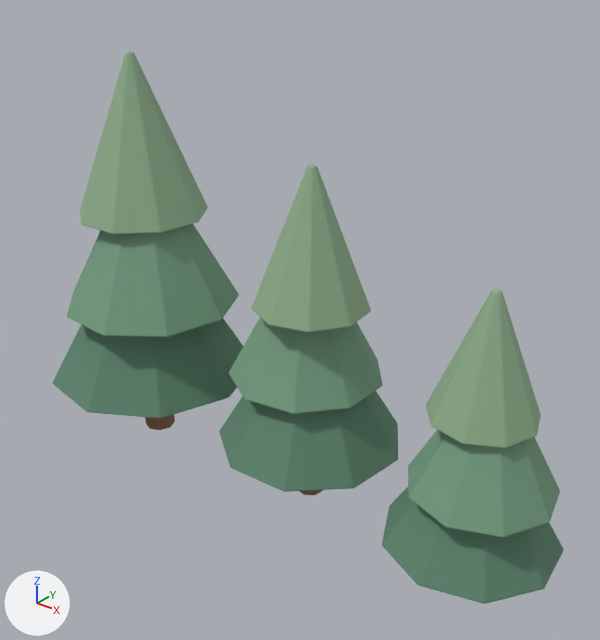
The glTF model art-source/valoria/production/vegetation-family-v1/representative/VegetationRepresentativeFamilyV1.glb: old version first, new version second.
Rendered twice from a camera (50 mm lens) standing at (8.51, -10.72, 10.54) and looking at (-0.21, 0.19, 3.78). Lighting does not change. The marker at lower left points along +X, +Y and +Z. The older version comes first. Vertices at exactly the same position are counted once.

Names of what the first picture shows: 'Tree_Primary', 'Tree_Secondary', 'Tree_SecondaryB'.
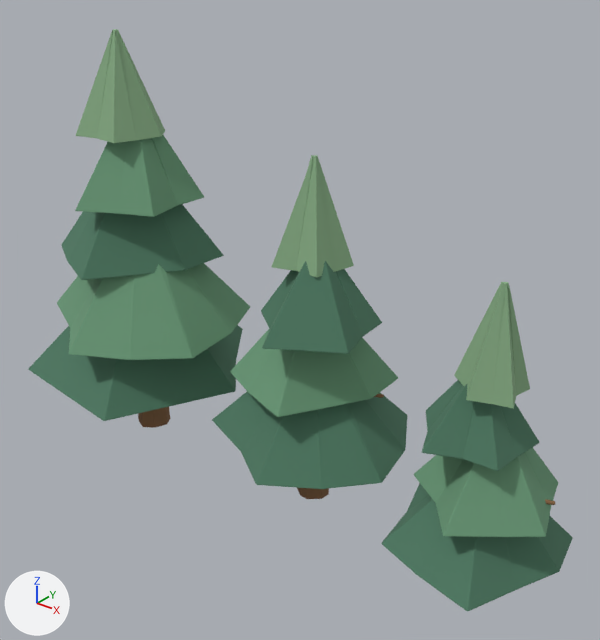
The change, as a diff of the scene's bpy script:
```diff
--- a/art-source/valoria/production/vegetation-family-v1/representative/VegetationRepresentativeFamilyV1.glb.py
+++ b/art-source/valoria/production/vegetation-family-v1/representative/VegetationRepresentativeFamilyV1.glb.py
@@ me_trunk_0_authored @@
-me_trunk_0_authored.from_pydata(...)  # 490 vertices, 964 faces; spans x -6.3..-1.97, y -2.2..2.2, z 0.0..8.23
+me_trunk_0_authored.from_pydata(...)  # 764 vertices, 1496 faces; spans x -6.59..-2.06, y -2.2..2.59, z 0.0..8.62
+# me_trunk_0_authored part 1: the loose piece of 126 vertices spanning x -5.59..-2.96, y -1.2..1.41, z 5.04..8.23 is rebuilt with 100 vertices and now spans x -5.62..-3.16, y -1.32..1.41, z 5.37..7.39, in mat_eldoria_foliage_mid (green #699776)
+# me_trunk_0_authored part 2: the loose piece of 126 vertices spanning x -6.3..-1.97, y -2.2..2.2, z 1.51..4.87 is rebuilt with 100 vertices and now spans x -6.59..-2.06, y -2.19..2.59, z 1.5..4.05
+# me_trunk_0_authored part 3: the loose piece of 126 vertices spanning x -5.8..-2.2, y -1.82..1.76, z 3.19..6.3 is rebuilt with 92 vertices and now spans x -6.09..-2.93, y -1.67..1.76, z 4.14..6.34, in mat_eldoria_foliage_dark (dark green #4d7961)
+# me_trunk_0_authored part 4: the loose piece of 112 vertices spanning x -4.53..-3.87, y -0.33..0.33, z 0.0..5.29 is rebuilt with 104 vertices and now spans x -4.81..-4.02, y -0.38..0.37, z 0.0..6.16
+# me_trunk_0_authored part 5: a new loose piece of 100 vertices spanning x -6.38..-2.12, y -2.2..1.71, z 2.73..5.19, in mat_eldoria_foliage_mid (green #699776)
+# me_trunk_0_authored part 6: a new loose piece of 100 vertices spanning x -5.39..-3.67, y -0.8..0.91, z 6.69..8.62, in mat_eldoria_foliage_light (greyish green #86ac84)
+# other edits to the shape of me_trunk_0_authored do not show in these pictures
 me_trunk_0_authored.materials.append(mat_eldoria_trunk)
@@ me_trunk_1_authored @@
-me_trunk_1_authored.from_pydata(...)  # 490 vertices, 964 faces; spans x -1.82..1.79, y -1.51..2.08, z 0.0..6.76
+me_trunk_1_authored.from_pydata(...)  # 656 vertices, 1284 faces; spans x -1.83..2.01, y -1.7..1.98, z 0.0..6.89
+# me_trunk_1_authored part 7: the loose piece of 126 vertices spanning x -1.04..1.11, y -0.91..1.24, z 4.14..6.76 is rebuilt with 100 vertices and now spans x -0.95..1.33, y -1.2..1.29, z 3.83..5.47, in mat_eldoria_foliage_dark (dark green #4d7961)
+# me_trunk_1_authored part 8: the loose piece of 126 vertices spanning x -1.82..1.79, y -1.51..2.08, z 1.24..4.0 is rebuilt with 100 vertices and now spans x -1.83..2.01, y -1.7..1.98, z 1.35..3.34
+# me_trunk_1_authored part 9: the loose piece of 126 vertices spanning x -1.64..1.28, y -1.18..1.78, z 2.62..5.18 is rebuilt with 92 vertices and now spans x -1.46..1.38, y -1.27..1.74, z 2.63..4.4
+# me_trunk_1_authored part 10: the loose piece of 112 vertices spanning x -0.28..0.28, y -0.03..0.53, z 0.0..4.35 is rebuilt with 96 vertices and now spans x -0.24..0.44, y -0.1..0.5, z 0.0..4.97
+# me_trunk_1_authored part 11: a new loose piece of 100 vertices spanning x -0.79..0.7, y -0.4..1.12, z 4.97..6.89, in mat_eldoria_foliage_light (greyish green #86ac84)
+# other edits to the shape of me_trunk_1_authored do not show in these pictures
 me_trunk_1_authored.materials.append(mat_eldoria_trunk)
@@ me_trunk_2_authored @@
-me_trunk_2_authored.from_pydata(...)  # 490 vertices, 964 faces; spans x 2.28..5.29, y -1.73..1.27, z 0.0..5.59
+me_trunk_2_authored.from_pydata(...)  # 672 vertices, 1316 faces; spans x 2.34..5.34, y -1.79..1.11, z 0.0..5.82
+# me_trunk_2_authored part 12: the loose piece of 126 vertices spanning x 2.28..5.29, y -1.73..1.27, z 1.03..3.31 is rebuilt with 92 vertices and now spans x 2.34..5.34, y -1.79..1.11, z 1.08..2.64
+# me_trunk_2_authored part 13: the loose piece of 126 vertices spanning x 2.89..4.68, y -1.05..0.75, z 3.42..5.59 is rebuilt with 100 vertices and now spans x 2.75..4.62, y -1.25..0.71, z 3.12..4.44, in mat_eldoria_foliage_dark (dark green #4d7961)
+# me_trunk_2_authored part 14: the loose piece of 126 vertices spanning x 2.69..5.15, y -1.49..0.96, z 2.17..4.28 is rebuilt with 100 vertices and now spans x 2.79..5.19, y -1.55..1.0, z 2.04..3.6
+# me_trunk_2_authored part 15: a new loose piece of 124 vertices spanning x 3.3..4.46, y -0.89..0.25, z 4.08..5.82, in mat_eldoria_foliage_light (greyish green #86ac84)
+# me_trunk_2_authored part 16: a new loose piece of 84 vertices spanning x 3.88..5.06, y -0.34..0.07, z 1.96..2.25, in mat_eldoria_trunk (brown #846140)
+# other edits to the shape of me_trunk_2_authored do not show in these pictures
 me_trunk_2_authored.materials.append(mat_eldoria_trunk)
```

Pixel boxes [x1, y1, x2, y2] of what changed, in the pictures (600 x 640 px):
'Tree_Primary', reshaped (17% wider)
    before: [53, 51, 243, 430]
    after: [28, 29, 250, 428]
'Tree_Secondary', reshaped (9% wider)
    before: [219, 164, 398, 495]
    after: [212, 155, 407, 499]
'Tree_SecondaryB', reshaped
    before: [382, 289, 564, 604]
    after: [381, 282, 573, 611]
part 1 of me_trunk_0_authored, rebuilt
    before: [80, 51, 208, 234]
    after: [75, 135, 204, 217]
part 2 of me_trunk_0_authored, rebuilt
    before: [53, 319, 243, 418]
    after: [28, 325, 243, 421]
part 3 of me_trunk_0_authored, rebuilt
    before: [67, 224, 239, 337]
    after: [61, 204, 224, 280]
part 4 of me_trunk_0_authored, rebuilt
    before: [145, 414, 175, 430]
    after: [138, 407, 170, 428]
part 5 of me_trunk_0_authored, added (green)
    after: [57, 263, 250, 360]
part 6 of me_trunk_0_authored, added
    after: [76, 29, 165, 143]
part 7 of me_trunk_1_authored, rebuilt
    before: [251, 164, 371, 332]
    after: [261, 261, 382, 354]
part 8 of me_trunk_1_authored, rebuilt
    before: [219, 391, 398, 492]
    after: [212, 392, 407, 489]
part 9 of me_trunk_1_authored, rebuilt
    before: [229, 317, 383, 414]
    after: [230, 328, 398, 417]
part 10 of me_trunk_1_authored, rebuilt (mostly hidden before)
    before: [299, 490, 322, 495]
    after: [297, 488, 329, 499]
part 11 of me_trunk_1_authored, added
    after: [272, 155, 354, 277]
part 12 of me_trunk_2_authored, rebuilt
    before: [382, 487, 564, 604]
    after: [381, 483, 573, 611]
part 13 of me_trunk_2_authored, rebuilt
    before: [426, 289, 541, 448]
    after: [422, 380, 539, 471]
part 14 of me_trunk_2_authored, rebuilt
    before: [408, 430, 560, 537]
    after: [414, 447, 558, 537]
part 15 of me_trunk_2_authored, added
    after: [454, 282, 530, 409]
part 16 of me_trunk_2_authored, added
    after: [545, 499, 555, 505]
